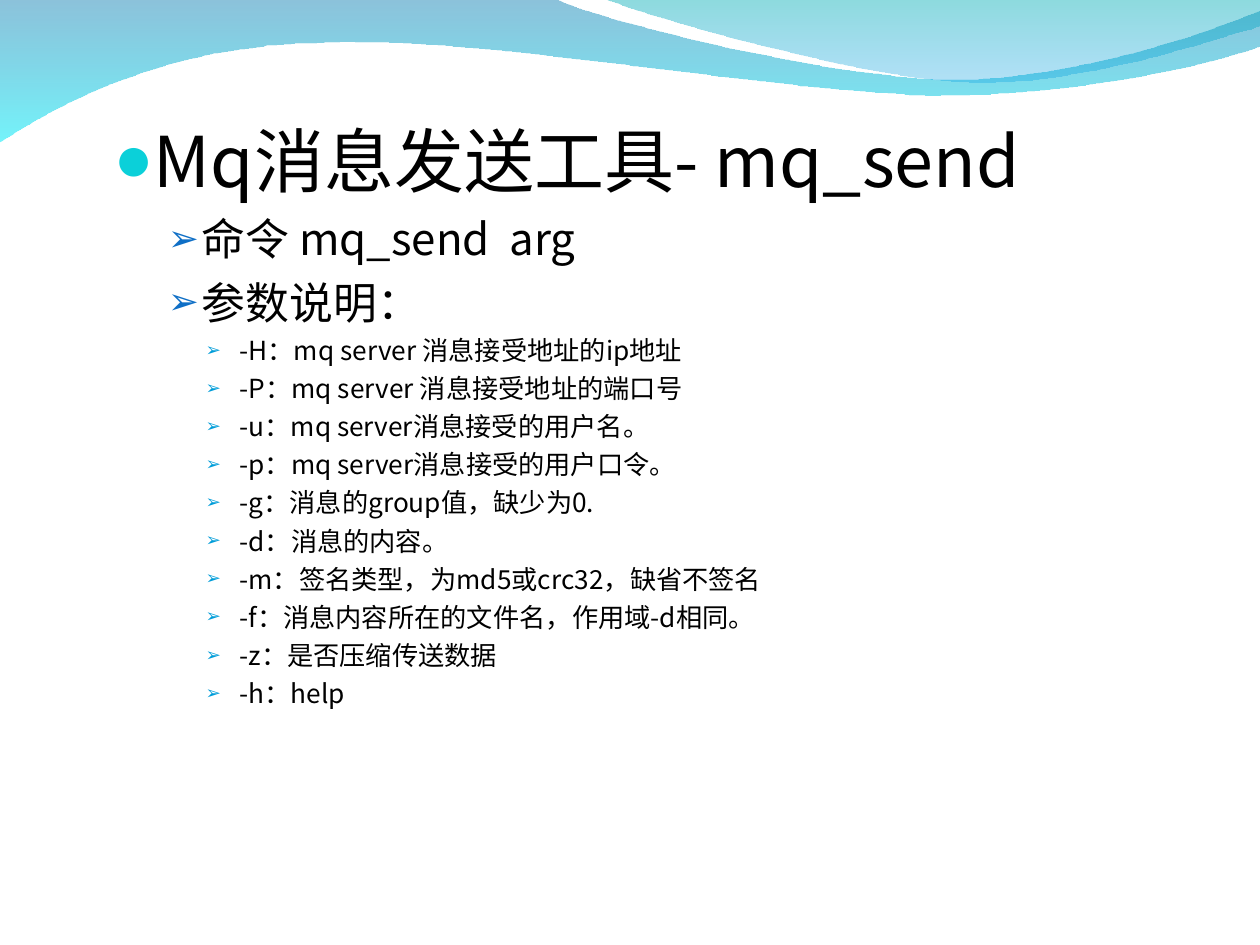
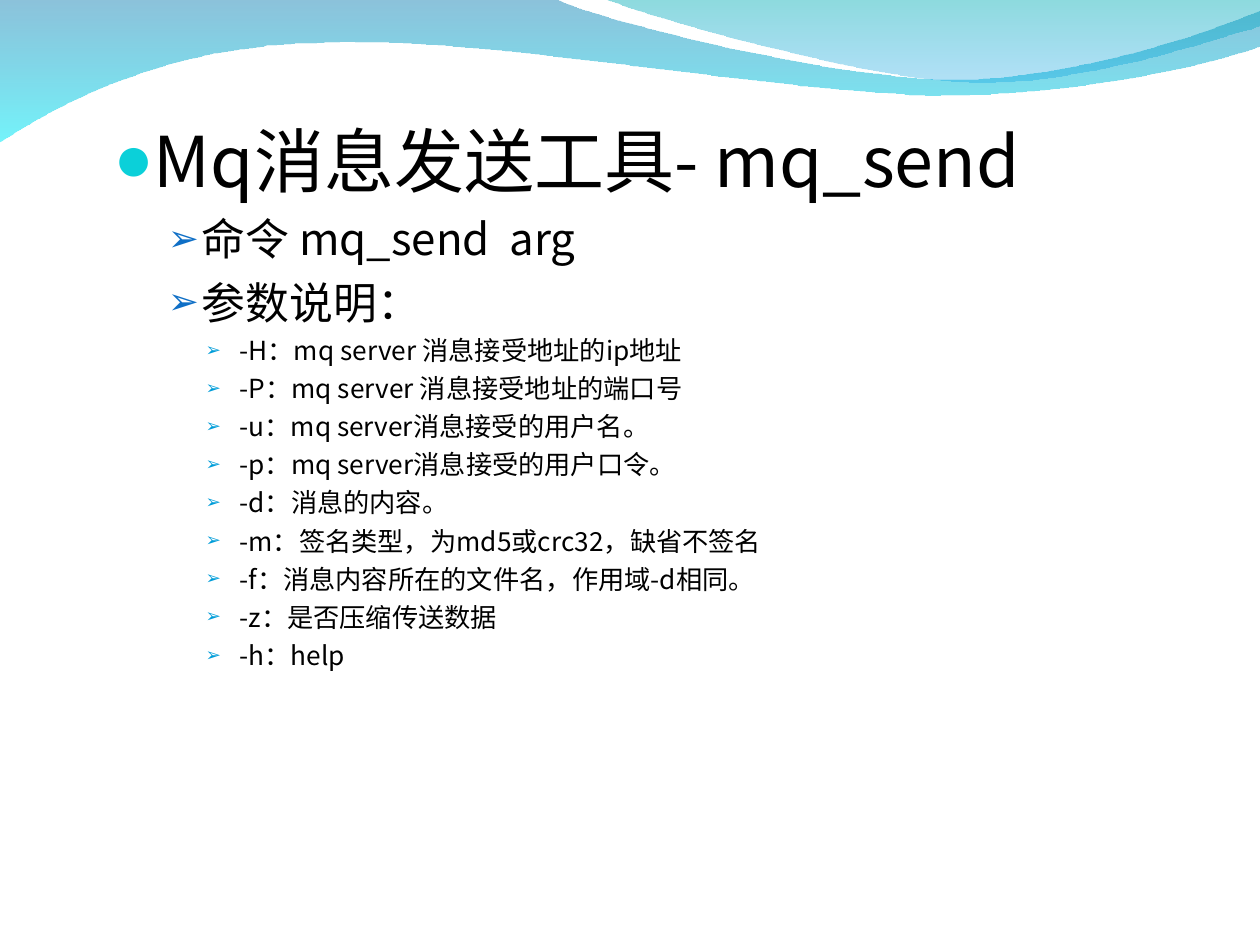
Before and after one commit to zxf1864/cwinux-mq, a slide deck: slide 27 of mq/doc/mq_introduce.ppt (slide 30 before the commit). Drawn at 1260x945 pixels with LibreOffice and Linux fonts; fonts in the diff are those of the drawing; background and template pictures are left out. Boxes give left, top, right and bottom in pixels: in the first picture for what was removed or moved away, otherwise in the second. Text is boxed around its words. In the diff, an @@ line names an element or a change of style, - is before the commit and + after.

```diff
--- a/mq/doc/mq_introduce.ppt
+++ b/mq/doc/mq_introduce.ppt
@@ text at box(239, 489, 594, 519): paragraph removed @@
-    ➢ -g：消息的group值，缺少为0.
```
Also in this commit, not shown: 14 other slides changed, 1 slide added, 4 slides removed, 8 other files.
